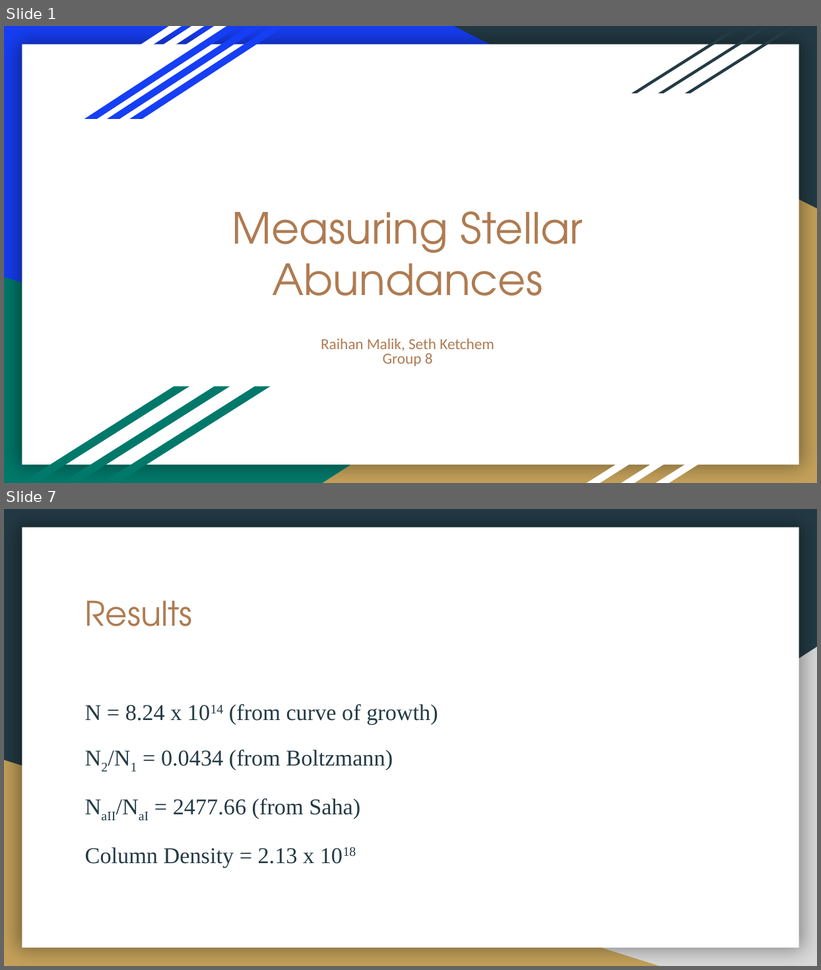
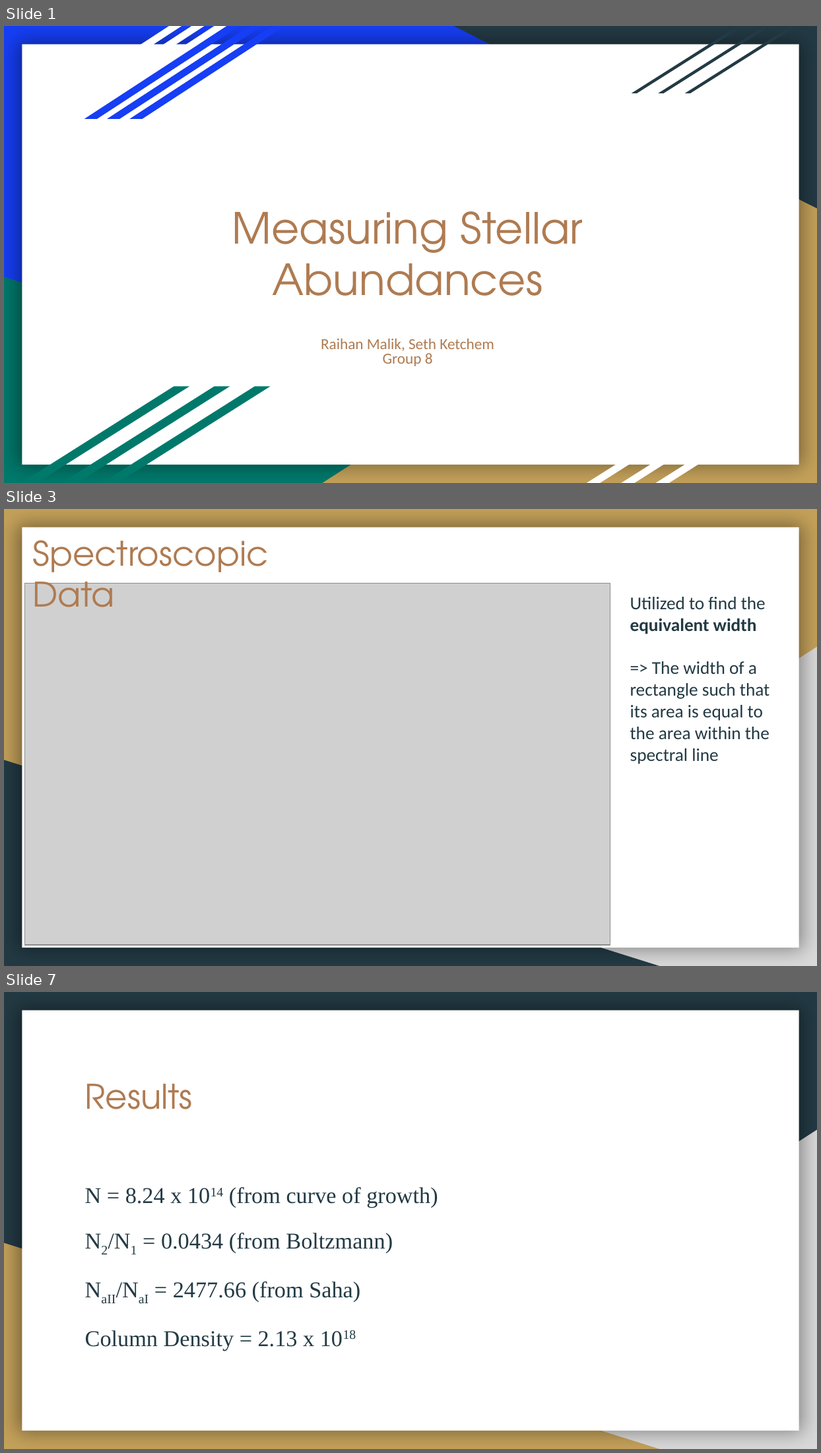
Before and after one commit to sketchemL/Group8-StellarAbundances-ES5205, a slide deck: Project 3 - Measuring Stellar Abundances.pptx. Shown one above the other, each under a label of ours: slides 1 and 7 before the commit, slides 1, 3 and 7 after it; the slides between them are not shown. The pictures are 821x970 and 821x1453 pixels, drawn with LibreOffice and Linux fonts; fonts in the diff are those of the drawing; grey boxes stand for pictures. Boxes give left, top, right and bottom in pixels: in the first picture for what was removed or moved away, otherwise in the second. Text is boxed around its words. In the diff, an @@ line names an element or a change of style, - is before the commit and + after.

```diff
--- a/Project 3 - Measuring Stellar Abundances.pptx
+++ b/Project 3 - Measuring Stellar Abundances.pptx
@@ slide 3 added at [4, 509, 817, 966], background #C4A15A; not listed: 2 template elements that a slide beside it also shows @@
@@ title added at [33, 540, 269, 607], 30 pt, text #AF7B51 @@
+Spectroscopic Data
@@ picture added at [24, 583, 610, 945] @@
@@ text added at [630, 597, 770, 764], 16 pt, text #233A44 @@
+Utilized to find the equivalent width
+=> The width of a rectangle such that its area is equal to the area within the spectral line
@@ right triangle added at [4, 760, 659, 966], fill #233A44 @@
```
Also in this commit, not shown: 3 slides changed, 2 other slides added, 3 slides removed.
